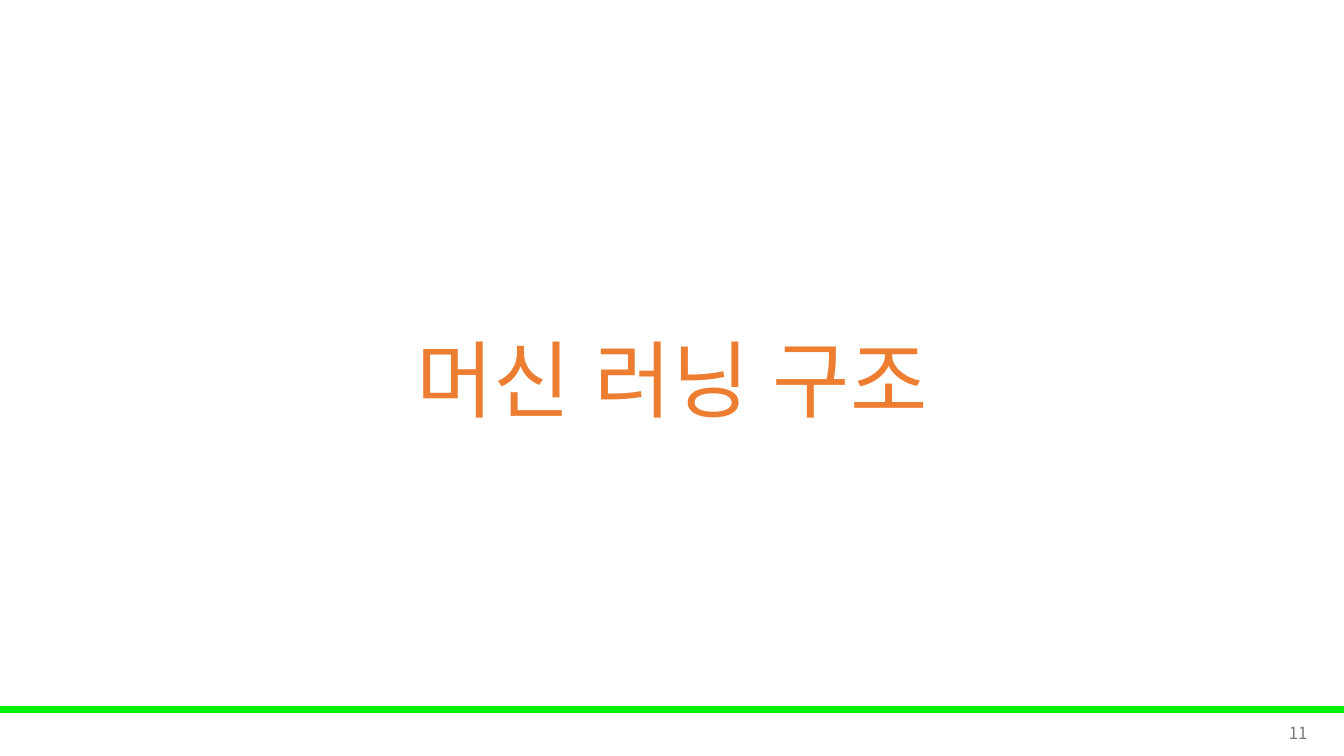
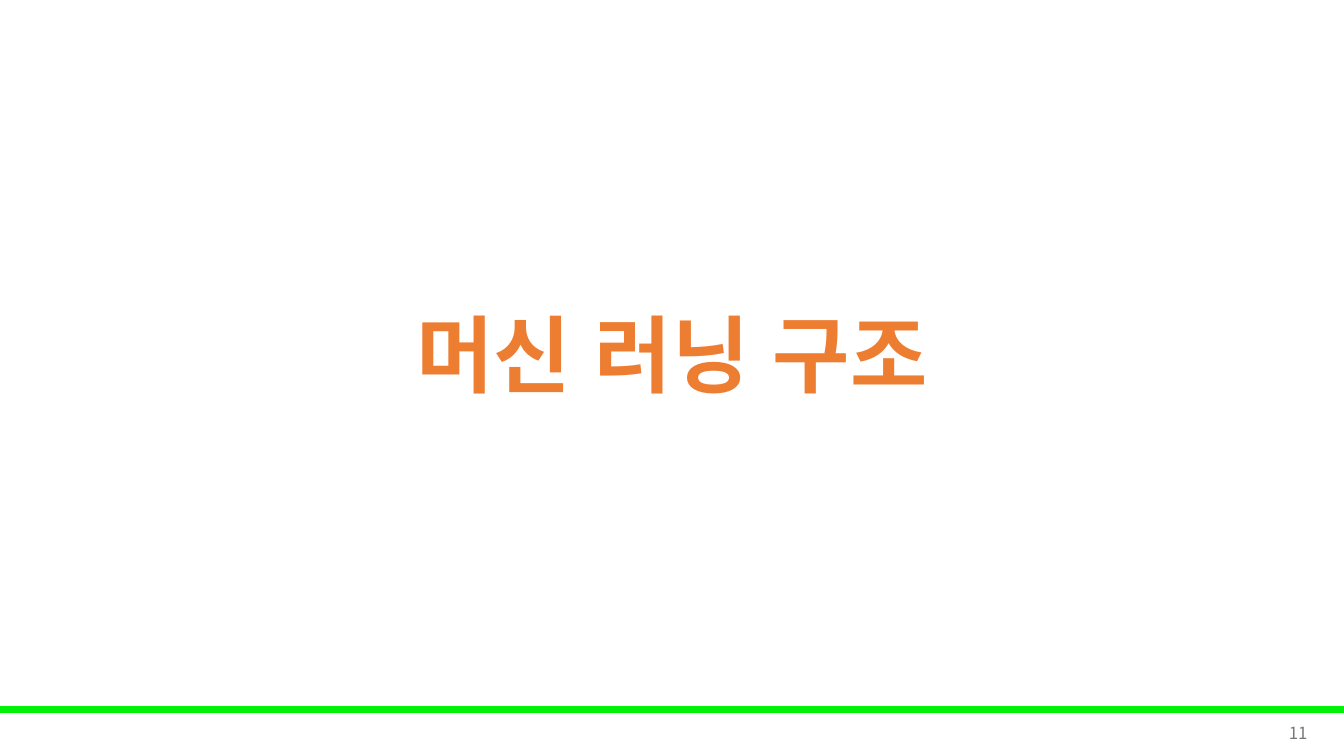
Before and after one commit to Leader-Lesson/KDT_RE_5th, a slide deck: slide 11 of material/5_AI/01_AI기초.pptx. Drawn at 1344x756 pixels with LibreOffice and Linux fonts; fonts in the diff are those of the drawing; background and template pictures are left out. Boxes give left, top, right and bottom in pixels: in the first picture for what was removed or moved away, otherwise in the second. Text is boxed around its words. In the diff, an @@ line names an element or a change of style, - is before the commit and + after.

```diff
--- a/material/5_AI/01_AI기초.pptx
+++ b/material/5_AI/01_AI기초.pptx
@@ title "머신 러닝 구조": place and size @@
-title "머신 러닝 구조" at [417, 341, 928, 418]
+title "머신 러닝 구조" at [417, 315, 928, 394]
@@ title "머신 러닝 구조" at [417, 315, 928, 394]: bold on; vertical alignment bottom to middle @@
```
Also in this commit, not shown: 1 other slide changed, 1 slide added, 1 other file.
